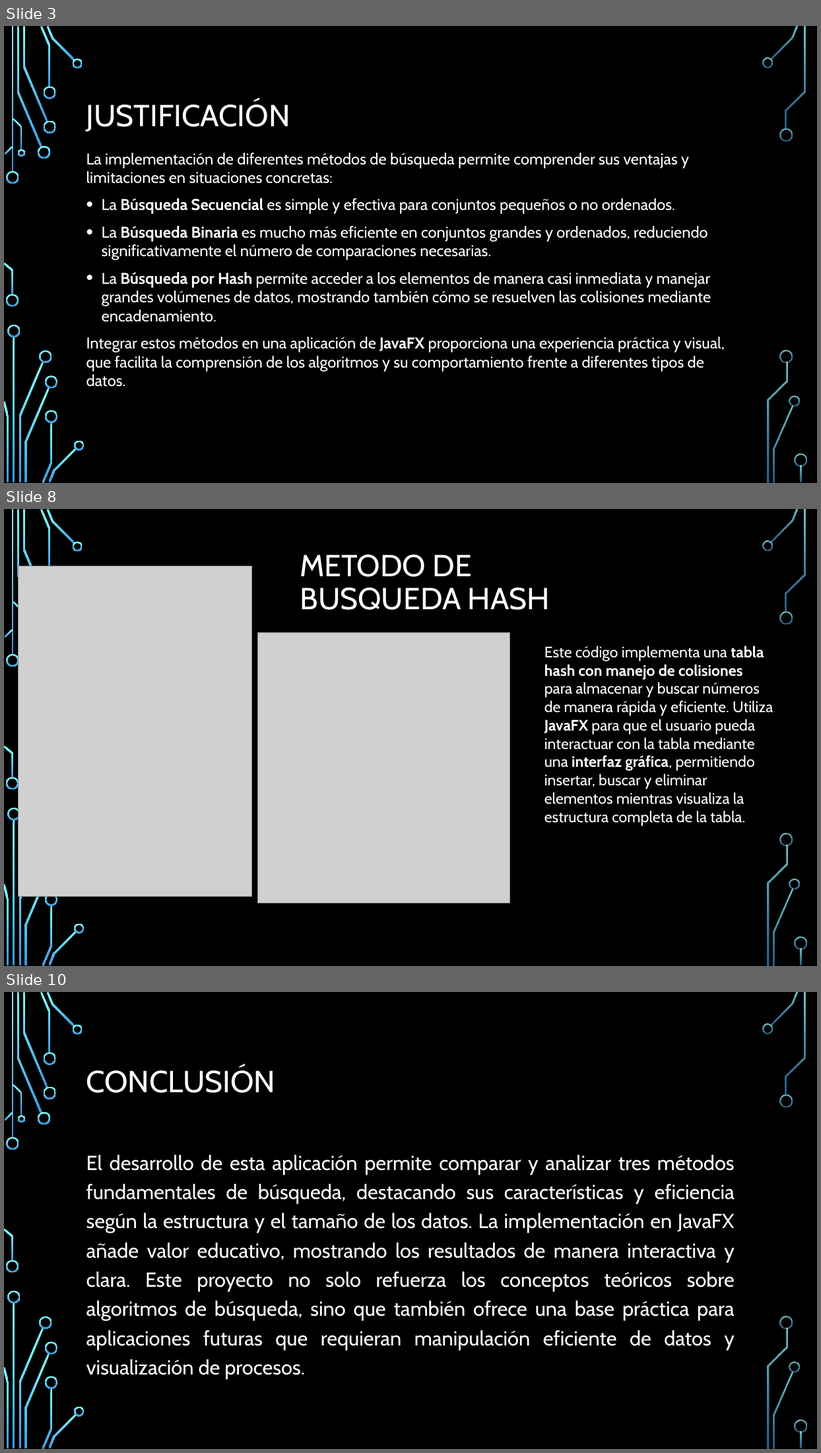
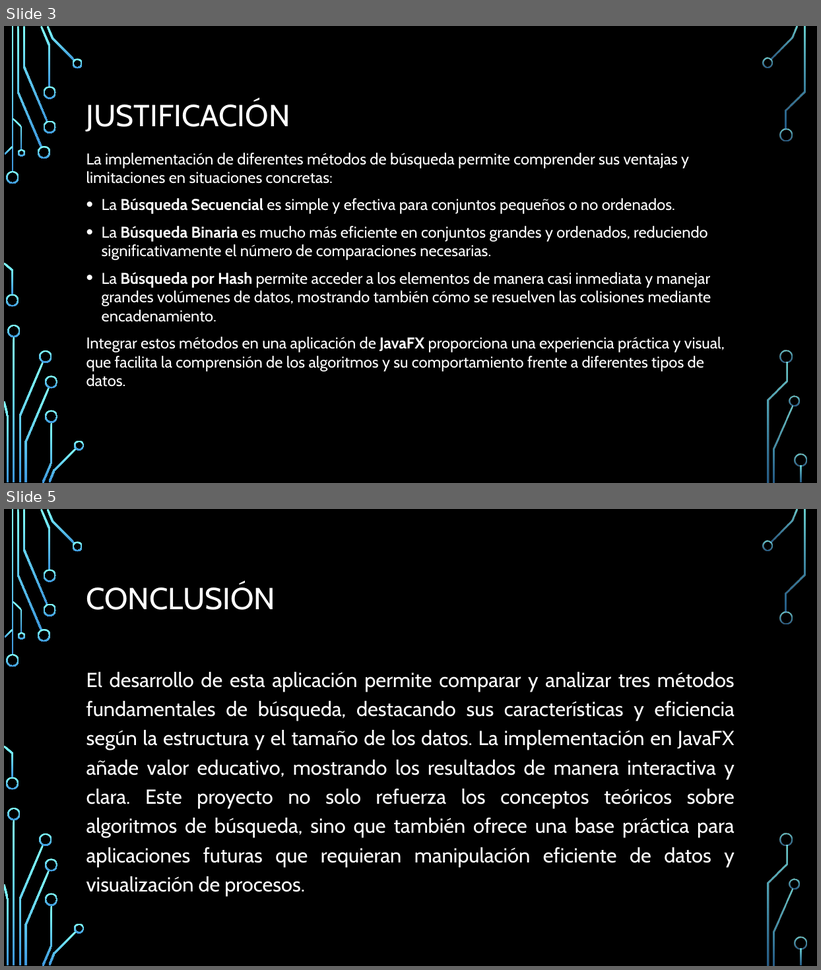
Before and after one commit to Cynthia21Morales/EstructuraDeDatos_CynthiaJasmineMT, a slide deck: ED-Tema-6/6.3 EJERCICIOS_CYNTHIA JASMINE MORALES TORRES.pptx. Shown one above the other, each under a label of ours: slides 3, 8 and 10 before the commit, slides 3 and 5 after it; the slides between them are not shown. The pictures are 821x1453 and 821x970 pixels, drawn with LibreOffice and Linux fonts; fonts in the diff are those of the drawing; grey boxes stand for pictures; background and template pictures are left out. Boxes give left, top, right and bottom in pixels: in the first picture for what was removed or moved away, otherwise in the second. Text is boxed around its words. In the diff, an @@ line names an element or a change of style, - is before the commit and + after.

```diff
--- a/ED-Tema-6/6.3 EJERCICIOS_CYNTHIA JASMINE MORALES TORRES.pptx
+++ b/ED-Tema-6/6.3 EJERCICIOS_CYNTHIA JASMINE MORALES TORRES.pptx
@@ slide 8 removed at [4,509,817,966], background picture (left out); not listed: 31 template elements that a slide beside it also shows @@
@@ picture removed at [19,566,252,896] @@
@@ title removed at [300,555,550,610] @@
-METODO DE BUSQUEDA HASH
@@ picture removed at [257,632,510,903] @@
@@ text removed at [545,646,774,826] @@
-Este código implementa una tabla hash con manejo de colisiones para almacenar y buscar números de manera rápida y eficiente. Utiliza JavaFX para que el usuario pueda interactuar con la tabla mediante una interfaz gráfica, permitiendo insertar, buscar y eliminar elementos mientras visualiza la estructura completa de la tabla.
@@ what was slide 10 is now slide 5 @@
```
Also in this commit, not shown: 2 slides changed, 1 slide added, 5 other slides removed, 38 other files.
